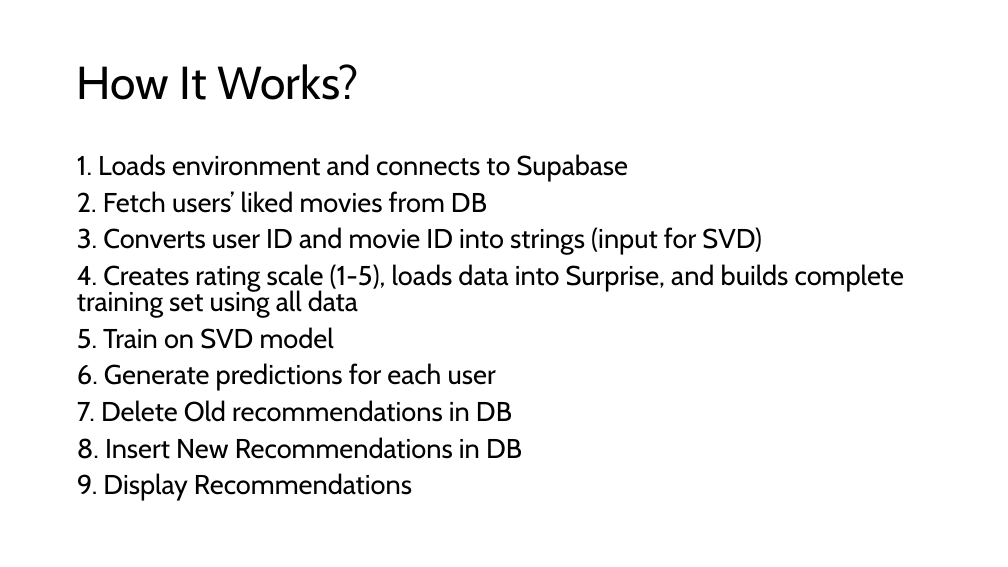
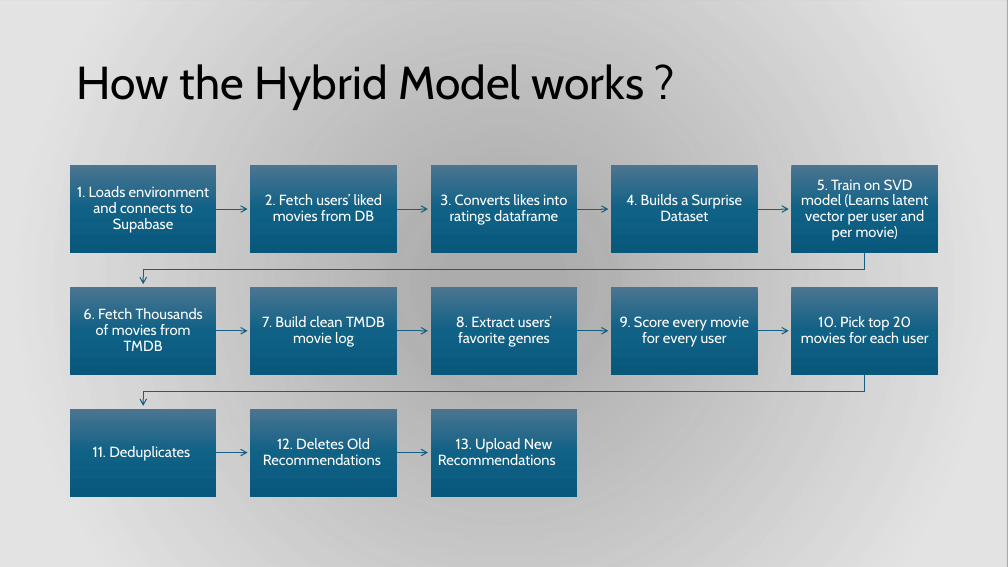
Before and after one commit to RaiiDeNx7/MovieMeter, a slide deck: slide 8 of Documentation/Final Presentation Slides.pptx (slide 7 before the commit). Drawn at 1008x567 pixels with LibreOffice and Linux fonts; fonts in the diff are those of the drawing; background and template pictures are left out; a plain dark background stands for a picture behind light text. Boxes give left, top, right and bottom in pixels: in the first picture for what was removed or moved away, otherwise in the second. Text is boxed around its words. In the diff, an @@ line names an element or a change of style, - is before the commit and + after.

```diff
--- a/Documentation/Final Presentation Slides.pptx
+++ b/Documentation/Final Presentation Slides.pptx
@@ background #FFFFFF to picture (left out) @@
@@ rectangle added at bbox=[0, 0, 1008, 567], fill gradient #E8E8E8 @@
@@ title at bbox=[77, 64, 644, 110]: text changed @@
-How It Works?
+How the Hybrid Model works ?
@@ text removed at bbox=[77, 154, 904, 501] @@
-1. Loads environment and connects to Supabase
-2. Fetch users’ liked movies from DB
-3. Converts user ID and movie ID into strings (input for SVD)
-4. Creates rating scale (1-5), loads data into Surprise, and builds complete training set using all data
-5. Train on SVD model
-6. Generate predictions for each user
-7. Delete Old recommendations in DB
-8. Insert New Recommendations in DB
-9. Display Recommendations
@@ group added at bbox=[70, 165, 938, 496]: 13 rectangles, 13 texts, 12 freeform shapes @@
+1. Loads environment and connects to Supabase
+2. Fetch users’ liked movies from DB
+3. Converts likes into ratings dataframe
+4. Builds a Surprise Dataset
+5. Train on SVD model (Learns latent vector per user and per movie)
+6. Fetch Thousands of movies from TMDB
+7. Build clean TMDB movie log
+8. Extract users’ favorite genres
+9. Score every movie for every user
+10. Pick top 20 movies for each user
+11. Deduplicates
+12. Deletes Old Recommendations
+13. Upload New Recommendations
```
Also in this commit, not shown: 2 other slides changed, 3 slides added, 2 slides removed, 7 other files.
